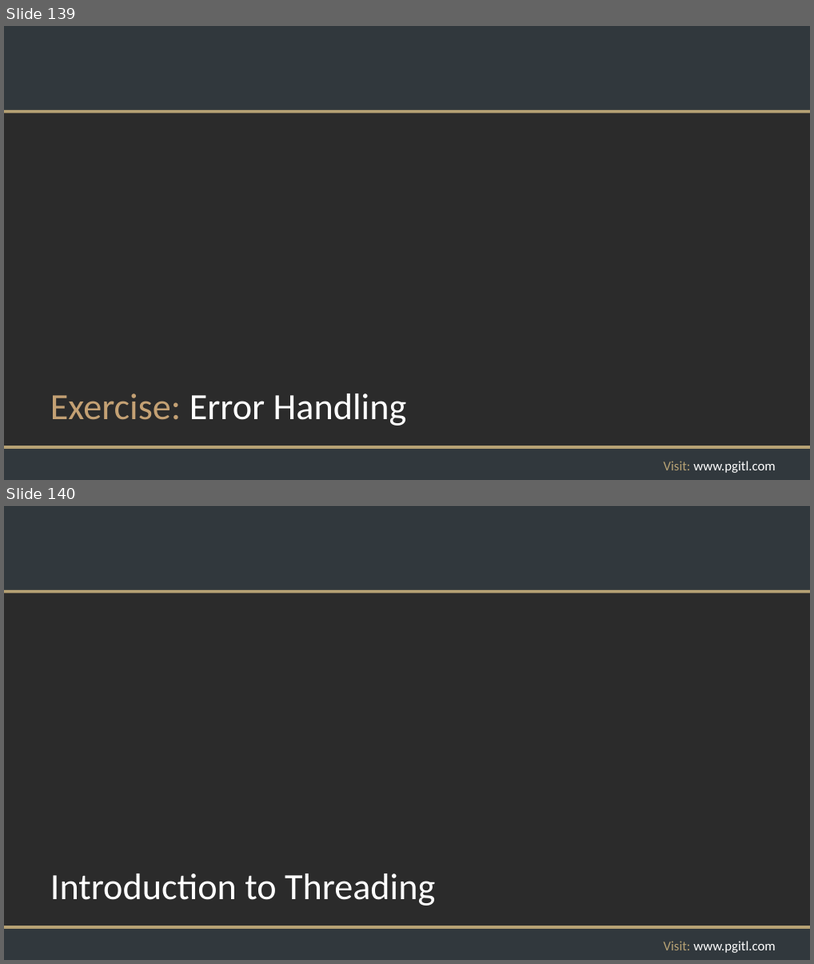
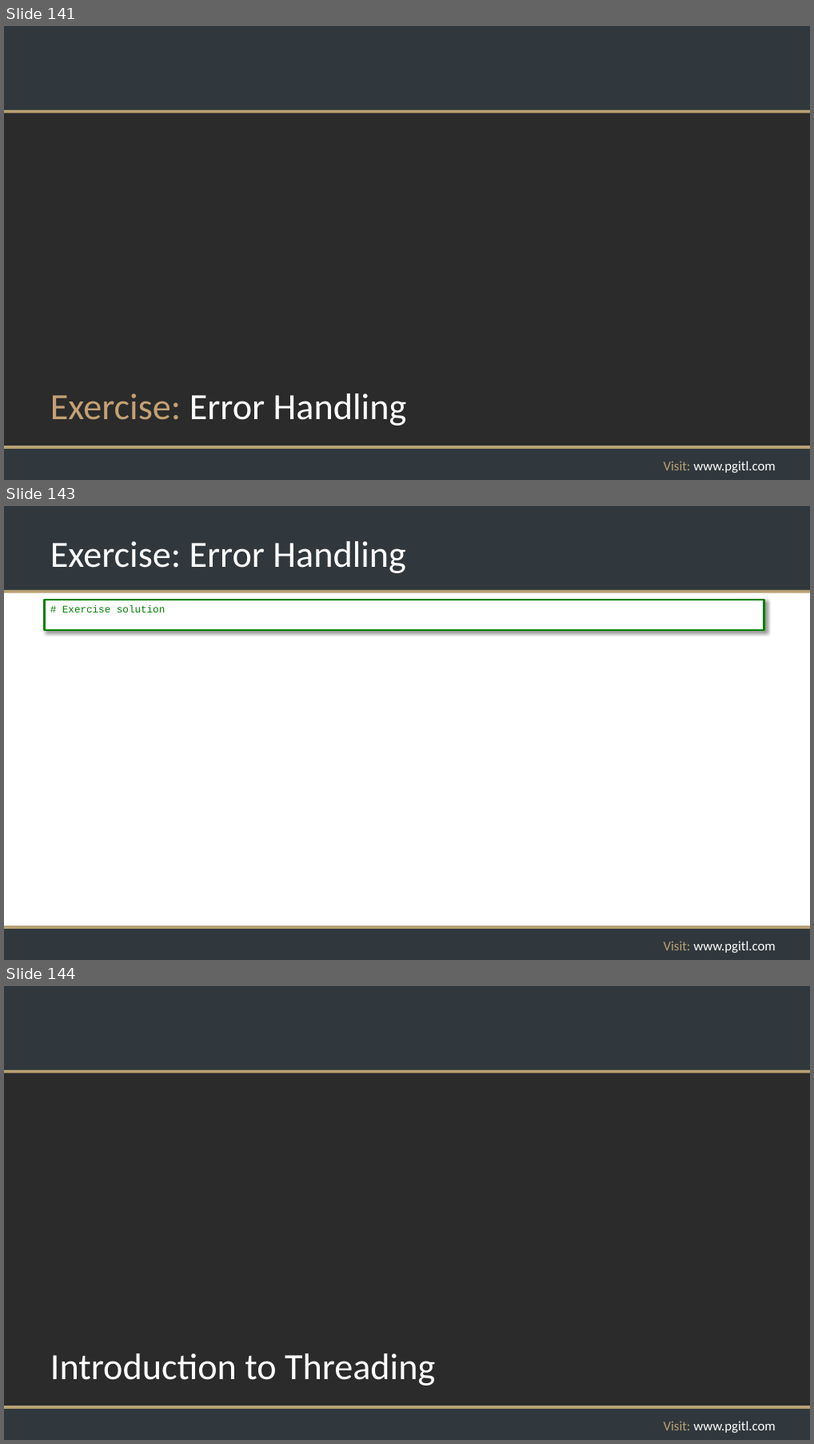
Before and after one commit to rikkouri/project-a, a slide deck: Programming Foundations.pptx. Shown one above the other, each under a label of ours: slides 139 and 140 before the commit, slides 141, 143 and 144 after it; the slides between them are not shown. The pictures are 814x964 and 814x1444 pixels, drawn with LibreOffice and Linux fonts; fonts in the diff are those of the drawing; background and template pictures are left out; a plain dark background stands for a picture behind light text. Boxes give left, top, right and bottom in pixels: in the first picture for what was removed or moved away, otherwise in the second. Text is boxed around its words. In the diff, an @@ line names an element or a change of style, - is before the commit and + after.

Commit message:
Files exercise and solution

```diff
--- a/Programming Foundations.pptx
+++ b/Programming Foundations.pptx
@@ slide 143 added at [4,506,810,960], background #FFFFFF; not listed: 5 template elements that a slide beside it also shows @@
@@ title added at [50,541,406,573], 44 pt, text #FFFFFF @@
+Exercise: Error Handling
@@ rectangle added at [45,600,765,630], fill #FFFFFF, outline #008000 2.25 pt, 12 pt, text #008000 @@
+# Exercise solution
@@ what was slide 139 is now slide 141 @@
@@ what was slide 140 is now slide 144 @@
```
Also in this commit, not shown: 2 slides changed, 3 other slides added, 1 other file.
